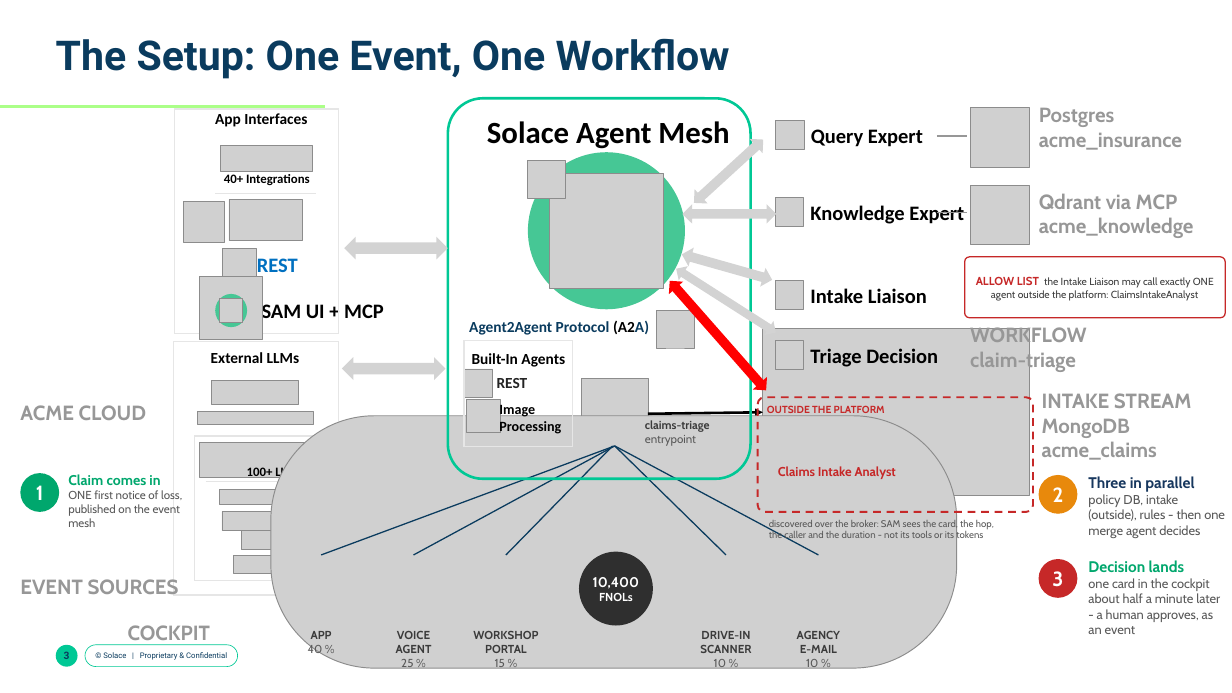
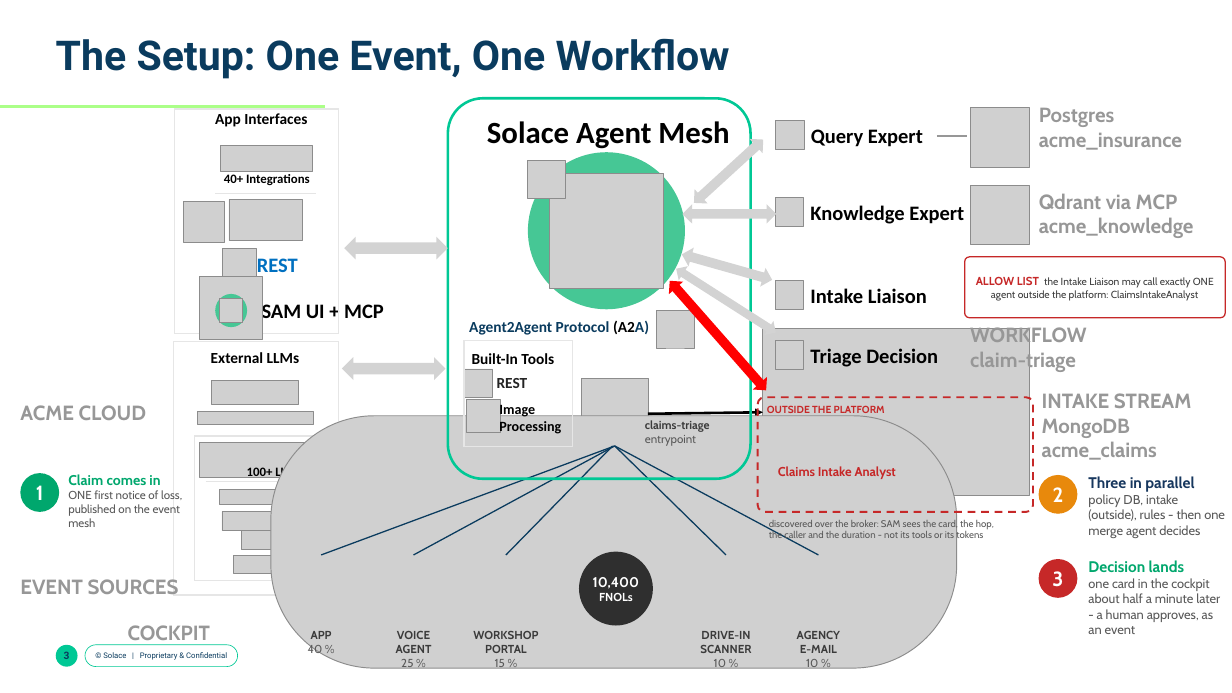
Before and after one commit to martensa/solace-demo-artifacts, a slide deck: slide 3 of sam-insurance-ops-demo/slides/SAM v2 - Claim Triage (governance demo).pptx. Drawn at 1232x693 pixels with LibreOffice and Linux fonts; fonts in the diff are those of the drawing; grey boxes stand for pictures; background and template pictures are left out. Boxes give left, top, right and bottom in pixels: in the first picture for what was removed or moved away, otherwise in the second. Text is boxed around its words. In the diff, an @@ line names an element or a change of style, - is before the commit and + after.

```diff
--- a/sam-insurance-ops-demo/slides/SAM v2 - Claim Triage (governance demo).pptx
+++ b/sam-insurance-ops-demo/slides/SAM v2 - Claim Triage (governance demo).pptx
@@ text at [472, 353, 554, 364]: text changed @@
-Built-In Agents
+Built-In Tools
```
Also in this commit, not shown: 2 other slides changed, 7 other files.
